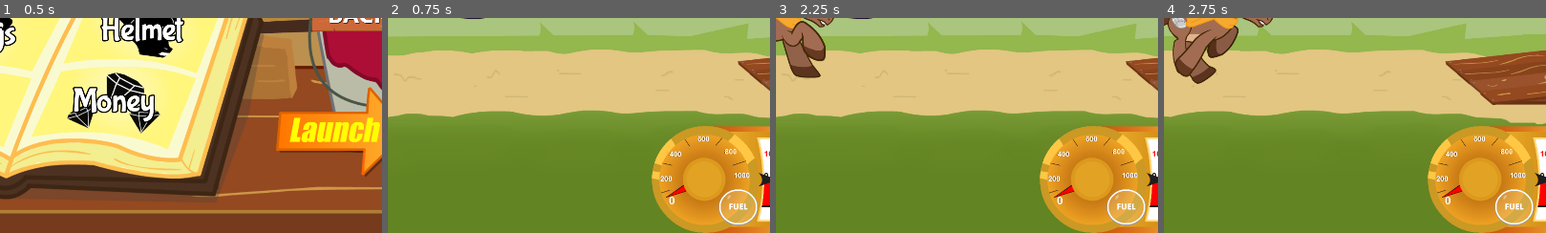
Above: before the commit, frames 1-4 (left to right).
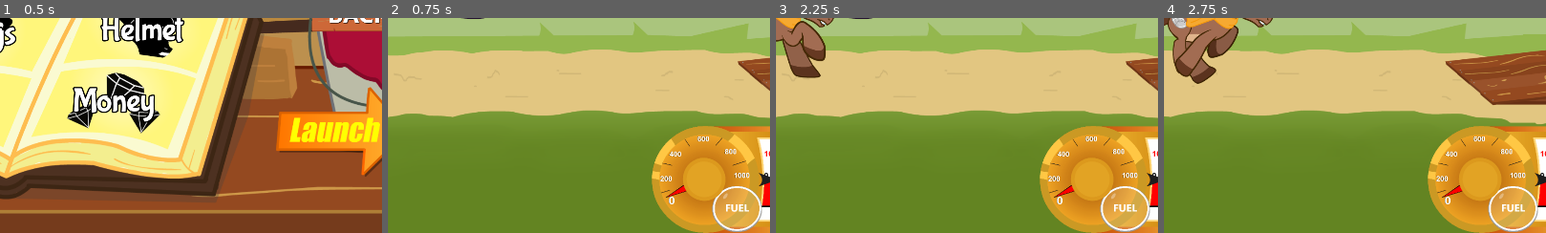
Above: after the commit, the same moments.

Repository: 100-Devs-1-Game/FlightOfHarmony
Game: Godot game, scene res://shop/shop.tscn
Same seed, same stepped clock (60 frames per second), same inputs: the game is played once before the commit and once after it.
Inputs (mouse positions are % of the whole screen's width and height, from its top left):
- Up to frame 1 (0.5 s): no input
- Up to frame 2 (0.75 s): click (90, 75) at 0.5 s
- Up to frame 3 (2.25 s): click (3, 5) at 1.25 s; move the mouse to (72, 45) at 2.02 s; hold D (rotate_right) from 2.03 s (still down); hold Space (propulsion) from 2.03 s (still down)
- Up to frame 4 (2.75 s): keep holding D (rotate_right); keep holding Space (propulsion)
The pictures show only the part of the screen within x 45-95%, y 50-100%; the shares and areas given below are measured in that part.

Frame 1 is identical in both runs. In frame 2, 1.4% of the frame differs, in the area x 84-98%, y 78-100%; in frame 3, 1.4%; in frame 4, 1.4%.

Commit message:
Bigger fuel gauge

Diff:
--- a/src/flight/flight_scene.tscn
+++ b/src/flight/flight_scene.tscn
@@ -427,11 +427,11 @@
 
 [node name="Fuel Display" type="TextureProgressBar" parent="UI/Speedometer"]
 layout_mode = 0
-offset_left = 168.0
-offset_top = 159.0
-offset_right = 650.0
-offset_bottom = 605.0
-scale = Vector2(0.205, 0.205)
+offset_left = 152.0
+offset_top = 151.0
+offset_right = 634.0
+offset_bottom = 597.0
+scale = Vector2(0.26, 0.26)
 max_value = 1.0
 step = 0.01
 fill_mode = 3
